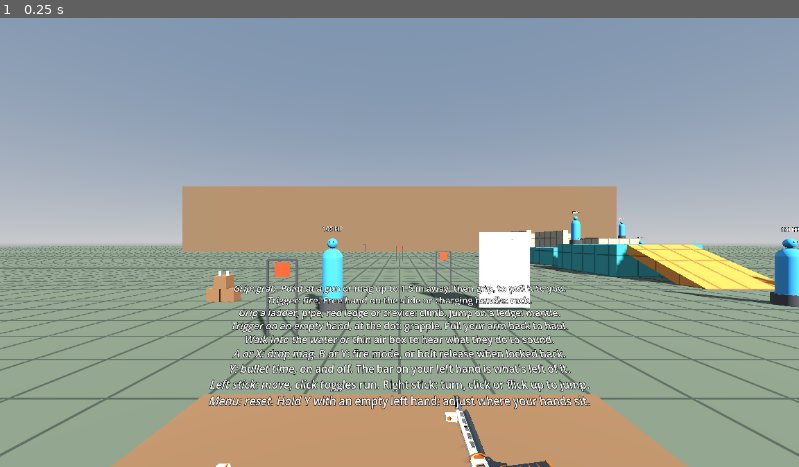
Above: before the commit, frame 1.
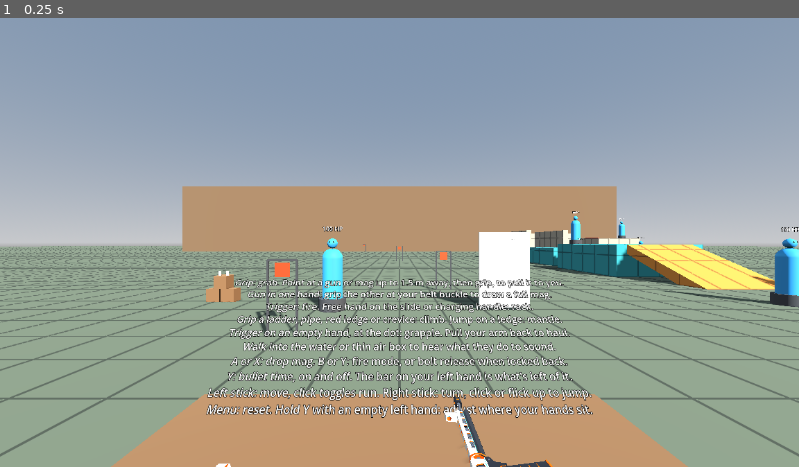
Above: after the commit, the same moment.

Repository: positive-vibezz1/VRphysicsprototypegodot
Game: Godot game, scene res://sandbox/range.tscn
The game is run twice, just before and just after one commit, with the same random seed, the same clock (stepped at 60 frames per second) and the same inputs.
Inputs:
- Up to frame 1 (0.25 s): no input

The runs differ from the first frame. In frame 1, 8.3% of the frame differs, in the area x 25-75%, y 58-90%.

Commit message:
Add a belt pouch that draws full magazines for the held gun
An empty hand squeezing at the front of the belt draws a full magazine
for the gun in the other hand. Drawn magazines are pooled per cartridge:
once the pool is full, the oldest one at rest is refilled and reused.

Co-Authored-By: Claude Opus 5.5 (1M context) <noreply@anthropic.com>

Diff:
--- /dev/null
+++ b/player/mag_pouch.gd
@@ -0,0 +1,80 @@
+class_name MagPouch
+extends Node3D
+## A pouch at the front of the belt. An empty hand squeezing in it draws a full magazine for the gun in the other
+## hand, as a real one with its weight. Drawn magazines are pooled for each cartridge: once a pool is full, the oldest
+## one lying at rest somewhere is refilled and drawn again, so the count of bodies stays bounded.
+
+## The magazines it can hand out. The one whose cartridge fits the other hand's gun is drawn.
+@export var magazines: Array[PackedScene] = []
+## The eyes. The pouch follows where they face, at this offset: right, up, back.
+@export var head: Node3D
+## Front of the belt for most people, about 0.6 m below eye level, with the hand a little out from the body.
+@export var offset := Vector3(0.0, -0.6, -0.12)
+@export var radius := 0.2
+## Magazines of each kind drawn before the oldest is reused.
+@export var pool_size := 6
+
+var _scenes: Dictionary[CartridgeSpec, PackedScene] = {}
+## Drawn magazines of each cartridge, oldest first.
+var _drawn: Dictionary[CartridgeSpec, Array] = {}
+
+
+func _ready() -> void:
+	for scene: PackedScene in magazines:
+		var state := scene.get_state()
+		for i: int in state.get_node_property_count(0):
+			if state.get_node_property_name(0, i) == &"cartridge":
+				_scenes[state.get_node_property_value(0, i)] = scene
+
+
+func _process(_delta: float) -> void:
+	global_transform = spot()
+
+
+## Where the pouch is, facing the way the head does. The head's right axis stays level while looking down at the belt,
+## where its forward axis points at the floor.
+func spot() -> Transform3D:
+	var right := Vector3(head.global_basis.x.x, 0.0, head.global_basis.x.z).normalized()
+	var facing := Basis(right, Vector3.UP, right.cross(Vector3.UP))
+	return Transform3D(facing, head.global_position + facing * offset)
+
+
+## Whether a squeeze of this hand would draw a magazine now. Cheap enough to ask every tick.
+func can_draw(hand: PhysicsHand) -> bool:
+	var gun := _gun_for(hand)
+	return gun != null and _scenes.has(gun.mag_well.cartridge) and spot().origin.distance_to(hand.global_position) < radius
+
+
+## A full magazine for the other hand's gun, at the hand for it to grab, or null if this hand can't draw one.
+func draw(hand: PhysicsHand) -> GrabPoint:
+	if not can_draw(hand):
+		return null
+	var cartridge := _gun_for(hand).mag_well.cartridge
+	var mag := _take(cartridge)
+	mag.refill()
+	DebugLog.event("hand", "%s hand drew %s from the pouch, %d of that kind out" % ["left" if hand.is_left else "right", mag.name, _drawn[cartridge].size()])
+	return mag.grab_point
+
+
+func _gun_for(hand: PhysicsHand) -> Gun:
+	if hand.held or not hand.other_hand or not hand.other_hand.held:
+		return null
+	return hand.other_hand.held.owner as Gun
+
+
+## Only on a squeeze, so it may allocate.
+func _take(cartridge: CartridgeSpec) -> Magazine:
+	var drawn: Array = _drawn.get_or_add(cartridge, [])
+	if drawn.size() >= pool_size:
+		# Not one held, seated in a gun, or still moving, which could be on its way into one.
+		for mag: Magazine in drawn:
+			if mag.sleeping and mag.grab_point.enabled and not mag.grab_point.holder:
+				drawn.erase(mag)
+				drawn.append(mag)
+				return mag
+	var mag: Magazine = _scenes[cartridge].instantiate()
+	mag.position = global_position
+	# Beside the player in the world, so the range reset clears them with everything else.
+	(owner.get_parent() if owner else get_parent()).add_child(mag, true)
+	drawn.append(mag)
+	return mag
--- a/player/physics_hand.gd
+++ b/player/physics_hand.gd
@@ -52,6 +52,8 @@
 @export var remote_grab_cone := 8.0
 ## How close to a climbable surface a squeeze takes hold of it. Covers the palm to the fingertips.
 @export var hold_reach := 0.15
+## Where this hand draws a full magazine for the gun in the other hand.
+@export var pouch: MagPouch
 
 var controller: XRController3D
 var other_hand: PhysicsHand
@@ -260,6 +262,8 @@
 
 func _grab_nearest() -> void:
 	var point := _nearest_point()
+	if not point and pouch:
+		point = pouch.draw(self)
 	if not point and _take_hold():
 		return
 	if not point:
@@ -314,7 +318,7 @@
 ## of a gun that need a hand on them, like the slide, are only reachable in person.
 func _update_remote_target() -> void:
 	remote_target = null
-	if not held and not climbing and not _nearest_point():
+	if not held and not climbing and not _nearest_point() and not (pouch and pouch.can_draw(self)):
 		var pointing := aim_direction if aim_direction != Vector3.ZERO else -global_basis.y
 		var best := cos(deg_to_rad(remote_grab_cone))
 		for point: GrabPoint in GrabPoint.all:
--- a/player/player.tscn
+++ b/player/player.tscn
@@ -6,6 +6,10 @@
 [ext_resource type="PackedScene" path="res://player/hands/hand_right.tscn" id="4"]
 [ext_resource type="PackedScene" path="res://player/grapple.tscn" id="5"]
 [ext_resource type="Script" path="res://player/bullet_time.gd" id="6"]
+[ext_resource type="Script" path="res://player/mag_pouch.gd" id="mag_pouch"]
+[ext_resource type="PackedScene" path="res://weapons/parts/magazine_9mm.tscn" id="magazine_9mm"]
+[ext_resource type="PackedScene" path="res://weapons/parts/magazine_556.tscn" id="magazine_556"]
+[ext_resource type="Material" path="res://weapons/parts/materials/graphite.tres" id="graphite"]
 
 [sub_resource type="BoxMesh" id="meter_mesh"]
 size = Vector3(0.003, 0.1, 0.012)
@@ -27,6 +31,9 @@
 
 [sub_resource type="SphereShape3D" id="shoulder"]
 radius = 0.06
+
+[sub_resource type="BoxMesh" id="pouch_mesh"]
+size = Vector3(0.1, 0.13, 0.05)
 
 [node name="Player" type="RigidBody3D"]
 collision_layer = 2
@@ -72,9 +79,10 @@
 tracker = &"right_hand"
 pose = &"aim"
 
-[node name="LeftHand" parent="." instance=ExtResource("2")]
+[node name="LeftHand" parent="." node_paths=PackedStringArray("pouch") instance=ExtResource("2")]
 model_scene = ExtResource("3")
 is_left = true
+pouch = NodePath("../MagPouch")
 
 [node name="FitLabel" type="Label3D" parent="LeftHand"]
 transform = Transform3D(1, 0, 0, 0, 1, 0, 0, 0, 1, 0, 0, -0.14)
@@ -93,8 +101,9 @@
 mesh = SubResource("meter_mesh")
 surface_material_override/0 = SubResource("meter_material")
 
-[node name="RightHand" parent="." instance=ExtResource("2")]
+[node name="RightHand" parent="." node_paths=PackedStringArray("pouch") instance=ExtResource("2")]
 model_scene = ExtResource("4")
+pouch = NodePath("../MagPouch")
 
 [node name="LeftShoulder" type="AnimatableBody3D" parent="."]
 top_level = true
@@ -119,3 +128,15 @@
 [node name="BulletTime" type="Node" parent="." node_paths=PackedStringArray("meter")]
 script = ExtResource("6")
 meter = NodePath("../LeftHand/BulletTimeMeter")
+
+[node name="MagPouch" type="Node3D" parent="." node_paths=PackedStringArray("head")]
+top_level = true
+script = ExtResource("mag_pouch")
+magazines = Array[PackedScene]([ExtResource("magazine_9mm"), ExtResource("magazine_556")])
+head = NodePath("../XROrigin3D/XRCamera3D")
+
+[node name="Mesh" type="MeshInstance3D" parent="MagPouch"]
+transform = Transform3D(1, 0, 0, 0, 1, 0, 0, 0, 1, 0, 0, 0.03)
+cast_shadow = 0
+mesh = SubResource("pouch_mesh")
+surface_material_override/0 = ExtResource("graphite")
--- a/sandbox/range.gd
+++ b/sandbox/range.gd
@@ -4,6 +4,7 @@
 
 const FRAME_PROFILE := "/interaction_profiles/valve/frame_controller_valve"
 const COMMON_CONTROLS := """Grip: grab. Point at a gun or mag up to 1.5 m away, then grip, to pull it to you.
+Gun in one hand: grip the other at your belt buckle to draw a full mag.
 Trigger: fire. Free hand on the slide or charging handle: rack.
 Grip a ladder, pipe, red ledge or crevice: climb. Jump on a ledge: mantle.
 Trigger on an empty hand, at the dot: grapple. Pull your arm back to haul.
--- /dev/null
+++ b/tests/test_mag_pouch.gd
@@ -0,0 +1,169 @@
+extends GutTest
+## The belt pouch: an empty hand squeezing there draws a full magazine for the gun in the other hand, from a pool.
+
+const HAND_SCENE: PackedScene = preload("res://player/physics_hand.tscn")
+const PISTOL_SCENE: PackedScene = preload("res://weapons/pistol/pistol.tscn")
+const AR_SCENE: PackedScene = preload("res://weapons/ar/ar.tscn")
+const MAG_9MM: PackedScene = preload("res://weapons/parts/magazine_9mm.tscn")
+const MAG_556: PackedScene = preload("res://weapons/parts/magazine_556.tscn")
+const LEVEL_GRIP := Basis(Vector3(1, 0, 0), Vector3(0, 0, 1), Vector3(0, -1, 0))
+const HEAD := Vector3(0, 101.6, 0)
+
+var _world: Node3D
+var _pouch: MagPouch
+var _left: PhysicsHand
+var _right: PhysicsHand
+
+
+func before_each() -> void:
+	_world = Node3D.new()
+	add_child_autofree(_world)
+	var head := Node3D.new()
+	head.position = HEAD
+	_world.add_child(head)
+	# A floor under the belt for dropped magazines to come to rest on.
+	var floor_body := StaticBody3D.new()
+	var floor_shape := CollisionShape3D.new()
+	var slab := BoxShape3D.new()
+	slab.size = Vector3(4, 0.2, 4)
+	floor_shape.shape = slab
+	floor_body.add_child(floor_shape)
+	floor_body.position = Vector3(0, 100.4, 0)
+	_world.add_child(floor_body)
+	_pouch = MagPouch.new()
+	_pouch.magazines = [MAG_9MM, MAG_556]
+	_pouch.head = head
+	_world.add_child(_pouch)
+	_left = _hand(_pouch.spot().origin, true)
+	_right = _hand(HEAD + Vector3(0.3, -0.5, -0.4), false)
+	_left.other_hand = _right
+	_right.other_hand = _left
+
+
+func _hand(at: Vector3, left: bool) -> PhysicsHand:
+	var hand: PhysicsHand = HAND_SCENE.instantiate()
+	hand.is_left = left
+	hand.pouch = _pouch
+	_world.add_child(hand)
+	hand.set_target(Transform3D(LEVEL_GRIP, at))
+	return hand
+
+
+func _hold_gun(scene: PackedScene) -> Gun:
+	var gun: Gun = scene.instantiate()
+	_world.add_child(gun)
+	_right.input_grip = 1.0
+	_right.grab(gun.grip)
+	return gun
+
+
+func _magazines() -> int:
+	return _world.get_children().filter(func(node: Node) -> bool: return node is Magazine).size()
+
+
+func _squeeze(hand: PhysicsHand) -> void:
+	hand.input_grip = 0.0
+	await wait_physics_frames(1)
+	hand.input_grip = 1.0
+	await wait_physics_frames(2)
+
+
+func test_an_empty_hand_at_the_belt_draws_a_full_mag_for_the_pistol() -> void:
+	var pistol := _hold_gun(PISTOL_SCENE)
+	await wait_physics_frames(3)
+	await _squeeze(_left)
+	assert_not_null(_left.held, "something is in the hand")
+	var mag := _left.held.owner as Magazine
+	assert_not_null(mag, "and it's a magazine")
+	assert_eq(mag.cartridge, pistol.mag_well.cartridge, "that fits the pistol")
+	assert_eq(mag.count, mag.capacity, "full")
+	assert_almost_eq(mag.mass, mag.empty_mass + mag.capacity * mag.cartridge.round_mass, 1.0e-6, "and as heavy as full")
+	assert_lt(mag.grab_point.palm_transform().origin.distance_to(_left.global_position), 0.03, "in the palm")
+
+
+func test_the_ar_gets_a_rifle_mag() -> void:
+	var ar := _hold_gun(AR_SCENE)
+	await wait_physics_frames(3)
+	await _squeeze(_left)
+	var mag := _left.held.owner as Magazine if _left.held else null
+	assert_not_null(mag)
+	assert_eq(mag.cartridge, ar.mag_well.cartridge)
+	assert_eq(mag.count, 30)
+
+
+func test_nothing_without_a_gun_in_the_other_hand() -> void:
+	await wait_physics_frames(3)
+	await _squeeze(_left)
+	assert_null(_left.held)
+	assert_eq(_magazines(), 0)
+
+
+func test_nothing_away_from_the_belt() -> void:
+	_hold_gun(PISTOL_SCENE)
+	_left.set_target(Transform3D(LEVEL_GRIP, _pouch.spot().origin + Vector3(-0.35, 0.1, 0)))
+	await wait_physics_frames(20)
+	await _squeeze(_left)
+	assert_null(_left.held)
+	assert_eq(_magazines(), 0)
+
+
+func test_the_pouch_follows_where_the_head_faces_even_looking_down() -> void:
+	var head := _pouch.head
+	head.basis = Basis(Vector3.UP, PI * 0.5) * Basis(Vector3.RIGHT, -1.2)
+	var spot := _pouch.spot().origin
+	# Turned to face -X, so the belt is out along -X, and looking down hardly moves it.
+	assert_almost_eq(spot, HEAD + Vector3(-0.12, -0.6, 0), Vector3.ONE * 1.0e-4)
+
+
+func test_a_full_pool_reuses_the_oldest_mag_at_rest_and_refills_it() -> void:
+	_pouch.pool_size = 2
+	_hold_gun(PISTOL_SCENE)
+	await wait_physics_frames(3)
+	var first := _pouch.draw(_left).owner as Magazine
+	var second := _pouch.draw(_left).owner as Magazine
+	assert_ne(first, second)
+	first.take_round()
+	# Drawn without a hand to take them, so they drop to the floor and settle.
+	await wait_physics_frames(240)
+	assert_true(first.sleeping and second.sleeping, "both at rest")
+	var third := _pouch.draw(_left).owner as Magazine
+	assert_eq(third, first, "the oldest comes back")
+	assert_eq(third.count, third.capacity, "full again")
+	assert_eq(_magazines(), 2, "no new body")
+
+
+func test_a_mag_in_a_hand_or_still_moving_is_never_taken_back() -> void:
+	_pouch.pool_size = 1
+	_hold_gun(PISTOL_SCENE)
+	await wait_physics_frames(3)
+	await _squeeze(_left)
+	var held := _left.held.owner as Magazine
+	# A third hand, also next to the pistol's hand.
+	var other := _hand(_pouch.spot().origin, false)
+	other.other_hand = _right
+	await wait_physics_frames(2)
+	var fresh := _pouch.draw(other).owner as Magazine
+	assert_ne(fresh, held, "the one in a hand stays there")
+	assert_eq(_magazines(), 2)
+	_left.input_grip = 0.0
+	await wait_physics_frames(1)
+	var again := _pouch.draw(other).owner as Magazine
+	assert_ne(again, held, "and one just dropped could be on its way into a gun")
+	assert_eq(_magazines(), 3)
+
+
+func test_the_player_has_a_pouch_for_both_hands_and_mags_land_in_the_range() -> void:
+	var range_scene: Node = (load(ProjectSettings.get_setting("application/run/main_scene")) as PackedScene).instantiate()
+	add_child_autofree(range_scene)
+	var pouch: MagPouch = range_scene.get_node("Player/MagPouch")
+	var left: PhysicsHand = range_scene.get_node("Player/LeftHand")
+	var right: PhysicsHand = range_scene.get_node("Player/RightHand")
+	assert_eq(left.pouch, pouch)
+	assert_eq(right.pouch, pouch)
+	await wait_physics_frames(2)
+	right.grab((range_scene.get_node("Pistol") as Gun).grip)
+	left.global_position = pouch.spot().origin
+	var drawn := pouch.draw(left)
+	assert_not_null(drawn, "draws with the pistol in the right hand")
+	assert_eq(drawn.owner.get_parent(), range_scene, "into the range, so a reset clears it")
+	right.release()
--- a/weapons/parts/magazine.gd
+++ b/weapons/parts/magazine.gd
@@ -25,6 +25,11 @@
 	return true
 
 
+func refill() -> void:
+	count = capacity
+	_refresh()
+
+
 func teleport(delta_transform: Transform3D) -> void:
 	global_transform = delta_transform * global_transform
 	linear_velocity = Vector3.ZERO
Not shown, added: player/mag_pouch.gd.uid
Not shown, added: tests/test_mag_pouch.gd.uid
Not shown, changed: CLAUDE.md
